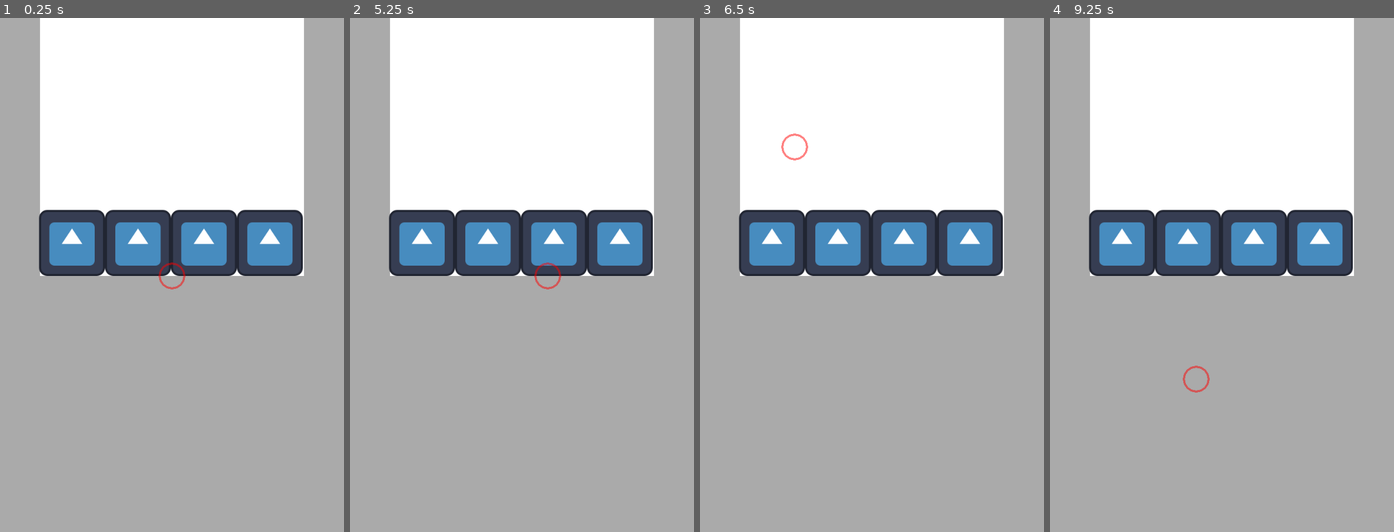
Above: before the commit, frames 1-4 (left to right).
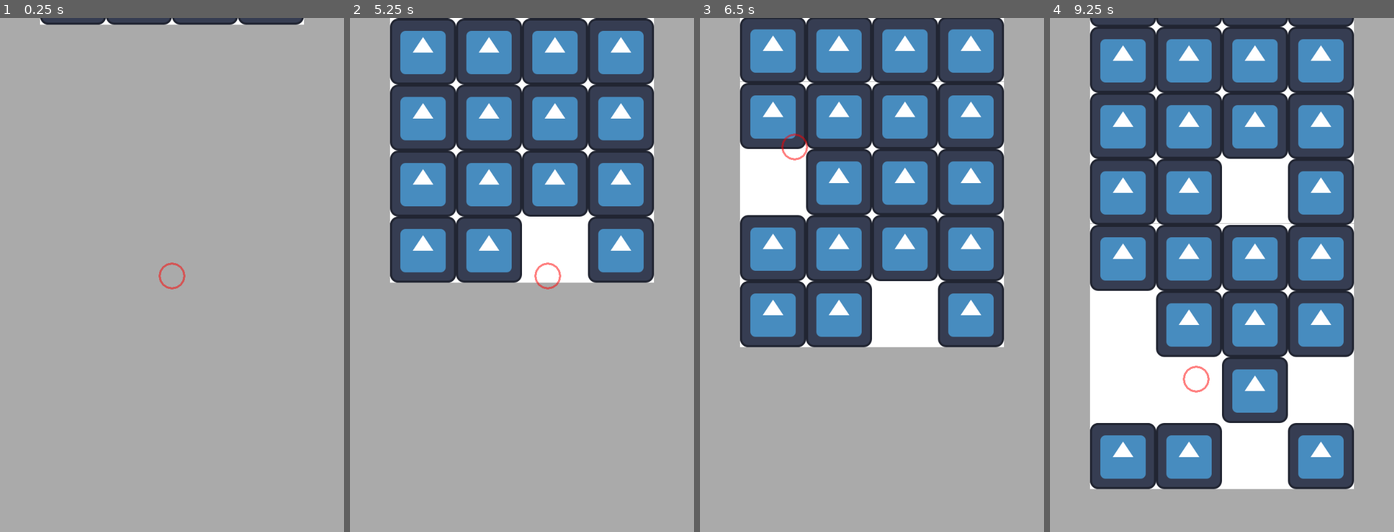
Above: after the commit, the same moments.

Repository: Mpprobst/ggj2025
Game: Godot game, scene res://testscene.tscn
Same seed, same stepped clock (60 frames per second), same inputs: the game is played once before the commit and once after it. The engine's default icon, where the game draws it, is replaced by a stand-in: a white triangle on a blue panel in a dark square.
Inputs (mouse positions are in pixels of both pictures, inside the frame that each line leads up to):
- Up to frame 1 (0.25 s): no input
- Up to frame 2 (5.25 s): move the mouse to (635, 249) at 0.52 s; click (635, 249) at 0.67 s; move the mouse to (418, 300) at 1.27 s; click (418, 300) at 1.42 s; move the mouse to (573, 161) at 2.02 s; click (573, 161) at 2.17 s; move the mouse to (497, 377) at 2.77 s; click (497, 377) at 2.92 s; move the mouse to (676, 352) at 3.52 s; click (676, 352) at 3.67 s; move the mouse to (367, 197) at 4.27 s; click (367, 197) at 4.42 s; move the mouse to (546, 275) at 5.02 s; click (546, 275) at 5.17 s
- Up to frame 3 (6.5 s): move the mouse to (796, 146) at 5.77 s; click (796, 146) at 5.92 s
- Up to frame 4 (9.25 s): move the mouse to (1335, 249) at 6.52 s; click (1335, 249) at 6.67 s; move the mouse to (1118, 300) at 7.27 s; click (1118, 300) at 7.42 s; move the mouse to (1273, 161) at 8.02 s; click (1273, 161) at 8.17 s; move the mouse to (1197, 377) at 8.77 s; click (1197, 377) at 8.92 s

The runs differ from the first frame. In frame 1, 38% of the frame differs, in the area x 11-89%, y 0-51%; in frame 2, 34%; in frame 3, 39%; in frame 4, 62%, in the area x 11-89%, y 0-92%.

Commit message:
get spawning working

Diff:
--- a/nodes/bubble.tscn
+++ b/nodes/bubble.tscn
@@ -6,15 +6,12 @@
 [sub_resource type="CircleShape2D" id="CircleShape2D_kpx54"]
 
 [node name="bubble" type="Area2D"]
-position = Vector2(256, 0)
 script = ExtResource("1_0qrga")
 
 [node name="Sprite2D" type="Sprite2D" parent="."]
-position = Vector2(124, -128)
 scale = Vector2(2, 2)
 texture = ExtResource("1_gxox6")
 
 [node name="CollisionShape2D" type="CollisionShape2D" parent="."]
-position = Vector2(128, -128)
 scale = Vector2(12, 12)
 shape = SubResource("CircleShape2D_kpx54")
--- /dev/null
+++ b/nodes/bubble_wrap.tscn
@@ -0,0 +1,8 @@
+[gd_scene load_steps=2 format=3 uid="uid://c2vxy5cbn8w8r"]
+
+[ext_resource type="Texture2D" uid="uid://b5bomuc8q8fgw" path="res://sprites/background_512.png" id="1_gifcr"]
+
+[node name="bubble_wrap" type="Sprite2D"]
+scale = Vector2(2, 2)
+texture = ExtResource("1_gifcr")
+offset = Vector2(0, -256)
--- a/scripts/bubble.gd
+++ b/scripts/bubble.gd
@@ -1,11 +1,18 @@
+class_name Bubble
+
 extends Node2D
 
+var ID = 0
 
 # Called when the node enters the scene tree for the first time.
 func _ready():
 	pass # Replace with function body.
 
+func pop(is_perfect):
+	# play sfx
+	# play animation
+	# TODO: inform the scroll that this bubble has died. give its ID so it can figure out of there was a pattern
+	kill(true)
 
-# Called every frame. 'delta' is the elapsed time since the previous frame.
-#func _process(delta):
-	#print(name, position)
+func kill(was_clicked):
+	queue_free()
--- a/scripts/mouse_controller.gd
+++ b/scripts/mouse_controller.gd
@@ -2,8 +2,12 @@
 
 @export var follow_speed = 10
 @export var click_radius = 24
+var bonus_radius = 0
+var max_combo = 4
 @export var line_point_ct = 16
 @export var line : Line2D
+
+var combo = 0
 
 # Called when the node enters the scene tree for the first time.
 func _ready():
@@ -15,6 +19,9 @@
 	var mousepos = get_local_mouse_position()
 	draw_hit_preview()
 
+func get_radius():
+	return click_radius + bonus_radius * combo / max_combo
+
 func _input(event):
 	if event is InputEventMouseButton and event.is_pressed():
 		var space = get_world_2d().direct_space_state
@@ -25,14 +32,33 @@
 		query.collide_with_bodies = true
 		query.transform  = Transform2D(0, pos)
 		var circle = CircleShape2D.new()
-		circle.radius = click_radius
+		circle.radius = get_radius()
 		query.shape_rid = circle.get_rid()
 
+		var hit_ct = 0
+		var perfect_hit_ct = 0
 		var hits = space.intersect_shape(query)
+		for hit in hits:
+			if hit.collider is Bubble:
+				var hit_dir = hit.collider.global_position - pos
+				var len = hit_dir.length()
+				var perfect_hit = len <  get_radius()
+				(hit.collider as Bubble).pop(perfect_hit)
+				if perfect_hit:
+					perfect_hit_ct += 1
+				hit_ct += 1
 
-		print("click at ", pos)
-		for hit in hits:
-			print(hit)
+
+			# STRETCH: popping a cute pattern in the bubbles will yield a power up
+			# pattern ideas: Tetris piece, cross, H -> I,
+			# patterns (16): smiley
+		if float(perfect_hit_ct) / hit_ct > 0.5:
+			combo += 1
+			if combo >= max_combo:
+				bonus_radius = 38
+				# TODO: play cool sfx to indicate combo
+		else:
+			combo = 0
 
 func draw_hit_preview():
 	# clear points
@@ -42,7 +68,7 @@
 
 	for i in line_point_ct:
 		var angle = 2 * PI * (float(i)/line_point_ct)
-		var x = cos(angle) * click_radius
-		var y = sin(angle) * click_radius
+		var x = cos(angle) * get_radius()
+		var y = sin(angle) * get_radius()
 
 		line.add_point(Vector2(x,y) + mouse_pos)
--- a/scripts/scroller.gd
+++ b/scripts/scroller.gd
@@ -1,12 +1,69 @@
 extends Node2D
 
-var speed = 0#128;
+@export var scroll_area : Sprite2D
+@export var bubbles_parent : Node2D
+@export var bubble_norm : PackedScene
+@export var background_image : PackedScene
+var speed = 100;
+
+var bubbles = []
+
+var spawn_height = -512
+var cull_height = 1024
+var area_width = 512
+
+var row_size = 4
+var element_size = Vector2(128, 128)
+
+var last_background : Node2D
 
 # Called when the node enters the scene tree for the first time.
 func _ready():
-	pass # Replace with function body.
-
+	cull_height = scroll_area.texture.get_height() * 1.5
+	spawn_bubbles()
 
 # Called every frame. 'delta' is the elapsed time since the previous frame.
 func _process(delta):
 	position += Vector2(0, delta * speed);
+
+	if bubbles.size() > 0:
+		var y = (bubbles[bubbles.size()-1].global_position + spawn_delta()).y
+		if y > spawn_height:
+			spawn_bubbles()
+
+	# when background height hits areaheight, spawn a new one
+	if last_background == null or last_background.global_position.y >= 512:
+		last_background = background_image.instantiate()
+		add_child(last_background)
+		move_child(last_background, 0)
+		last_background.global_position = Vector2(0, 0)
+
+
+	# TODO: when position is low enough, spawn more sheets
+	# need a list of prefabs to choose from
+	# the mouse_controller can trigger certain events: speed boost, different pattern, dance party
+
+func spawn_delta():
+	var delta = Vector2(0,0)
+	var column = bubbles.size() % row_size
+	if column == 0:
+		delta = Vector2((-row_size / 2 - 1)* element_size.x, -element_size.y)
+	else:
+		delta = Vector2(element_size.x, 0)
+	return delta
+
+func spawn_bubbles():
+	var last_pos = Vector2(-(row_size / 2 - 0.5) * element_size.x, -element_size.y / 2) #initialized with the position of the very first bubble
+	if bubbles.size() > 0:
+		last_pos = bubbles[bubbles.size()-1].global_position + spawn_delta()
+
+	while spawn_height < last_pos.y && last_pos.y < cull_height:
+		var bubble = spawn_bubble_single(last_pos)
+		bubbles.append(bubble)
+		last_pos += spawn_delta()
+
+func spawn_bubble_single(spawn_pos):
+	var bubble : Bubble = bubble_norm.instantiate()
+	bubbles_parent.add_child(bubble)
+	bubble.global_position = spawn_pos
+	return bubble
--- a/testscene.tscn
+++ b/testscene.tscn
@@ -1,8 +1,9 @@
-[gd_scene load_steps=5 format=3 uid="uid://bw3iv6w7nh8g6"]
+[gd_scene load_steps=6 format=3 uid="uid://bw3iv6w7nh8g6"]
 
 [ext_resource type="Texture2D" uid="uid://bcb2x4tlt4kk3" path="res://sprites/background_1024.png" id="1_hlsg1"]
 [ext_resource type="Script" path="res://scripts/scroller.gd" id="2_xavpo"]
 [ext_resource type="PackedScene" uid="uid://bg2jbmsw5oipr" path="res://nodes/bubble.tscn" id="3_eqlnh"]
+[ext_resource type="PackedScene" uid="uid://c2vxy5cbn8w8r" path="res://nodes/bubble_wrap.tscn" id="4_q2xi5"]
 [ext_resource type="Script" path="res://scripts/mouse_controller.gd" id="4_upcrl"]
 
 [node name="Node2D" type="Node2D"]
@@ -10,27 +11,41 @@
 [node name="scroller" type="Sprite2D" parent="."]
 self_modulate = Color(0.666569, 0.666569, 0.666569, 1)
 texture = ExtResource("1_hlsg1")
+offset = Vector2(0, 512)
 
-[node name="scrollarea" type="Sprite2D" parent="scroller"]
+[node name="scrollarea" type="Sprite2D" parent="scroller" node_paths=PackedStringArray("scroll_area", "bubbles_parent")]
 scale = Vector2(0.5, 0.5)
-texture = ExtResource("1_hlsg1")
-offset = Vector2(0, -512)
 script = ExtResource("2_xavpo")
+scroll_area = NodePath("..")
+bubbles_parent = NodePath("bubbles")
+bubble_norm = ExtResource("3_eqlnh")
+background_image = ExtResource("4_q2xi5")
+
+[node name="bubble_wrap" parent="scroller/scrollarea" instance=ExtResource("4_q2xi5")]
 
 [node name="bubbles" type="Node2D" parent="scroller/scrollarea"]
 
 [node name="bubble" parent="scroller/scrollarea/bubbles" instance=ExtResource("3_eqlnh")]
-position = Vector2(-512, 0)
+position = Vector2(-384, -128)
 
 [node name="bubble2" parent="scroller/scrollarea/bubbles" instance=ExtResource("3_eqlnh")]
-position = Vector2(-256, 0)
+visible = false
+position = Vector2(-128, -128)
 
 [node name="bubble3" parent="scroller/scrollarea/bubbles" instance=ExtResource("3_eqlnh")]
-position = Vector2(0, 0)
+visible = false
+position = Vector2(128, -128)
 
 [node name="bubble4" parent="scroller/scrollarea/bubbles" instance=ExtResource("3_eqlnh")]
+visible = false
+position = Vector2(384, -128)
+
+[node name="bubble5" parent="scroller/scrollarea/bubbles" instance=ExtResource("3_eqlnh")]
+visible = false
+position = Vector2(-384, -384)
 
 [node name="Camera2D" type="Camera2D" parent="."]
+position = Vector2(0, 512)
 
 [node name="mouse_controller" type="Node2D" parent="." node_paths=PackedStringArray("line")]
 script = ExtResource("4_upcrl")
